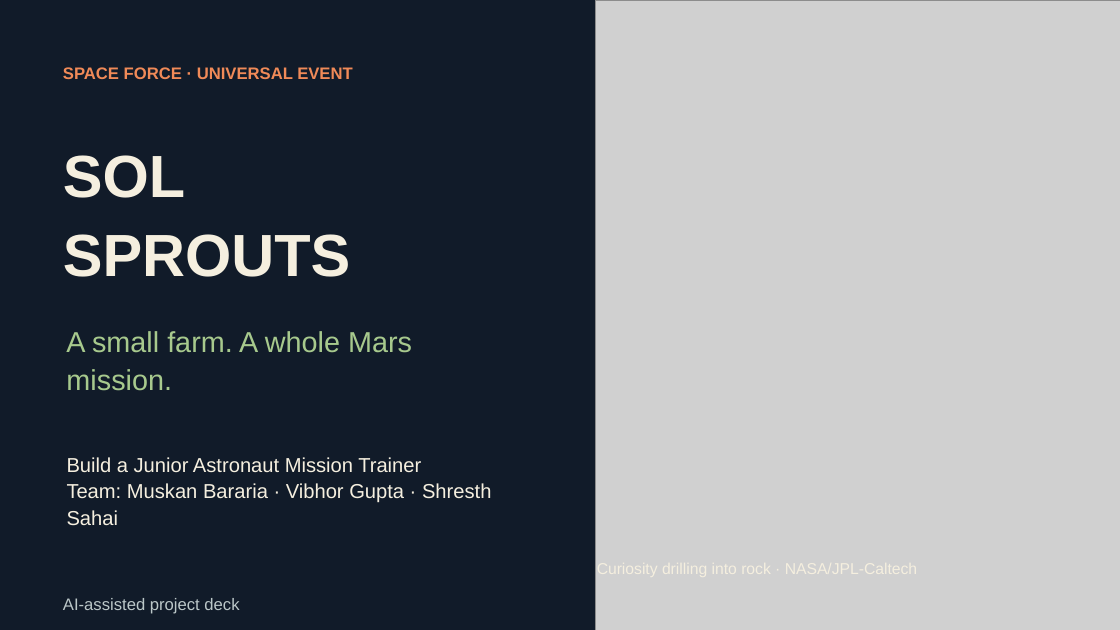
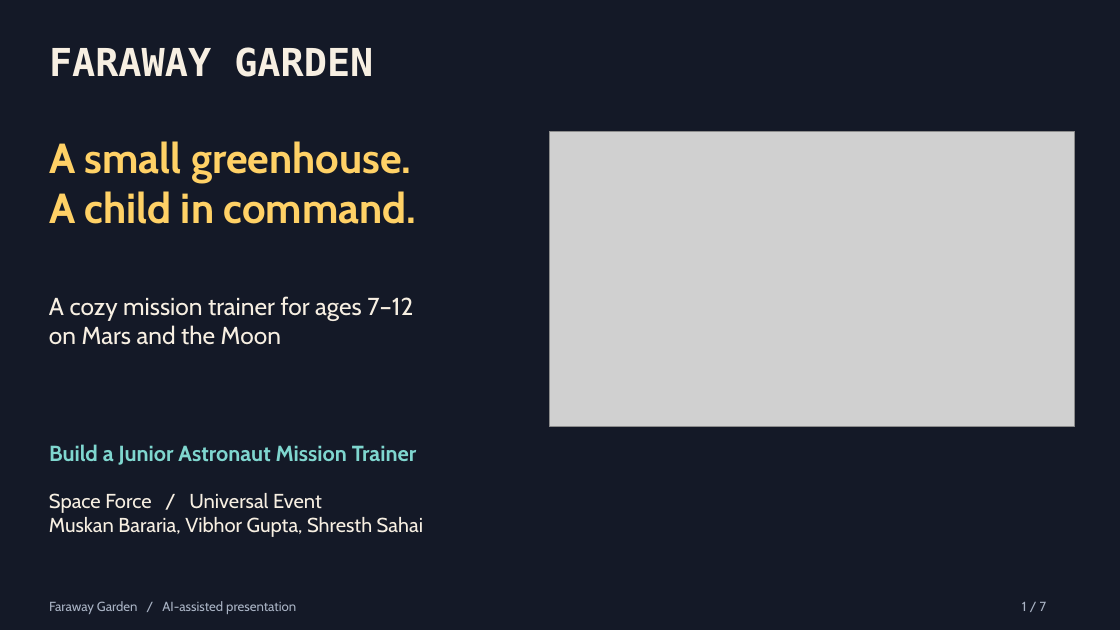
Before and after one commit to vibhorgupta96/nasa-space-apps-challenge, a slide deck: slide 1 of public/demo.pptx. Drawn at 1120x630 pixels with LibreOffice and Linux fonts; fonts in the diff are those of the drawing; grey boxes stand for pictures. Boxes give left, top, right and bottom in pixels: in the first picture for what was removed or moved away, otherwise in the second. Text is boxed around its words. In the diff, an @@ line names an element or a change of style, - is before the commit and + after.

Commit message:
Refresh Faraway Garden branding and submission presentation

```diff
--- a/public/demo.pptx
+++ b/public/demo.pptx
@@ background #111B29 to #141927 @@
@@ picture removed at box(595, 0, 1120, 630) @@
@@ text added at box(49, 47, 373, 77), 33 pt, text #F7EFE2, bold @@
+FARAWAY GARDEN
@@ text removed at box(63, 67, 353, 79) @@
-SPACE FORCE · UNIVERSAL EVENT
@@ text at box(49, 141, 417, 224): text changed; size 24.8 to 36 pt; font Arial to Cabin; text colour #A7C98D to #FFD166; bold on @@
-A small farm. A whole Mars mission.
+A small greenhouse.
+A child in command.
@@ picture added at box(549, 132, 1075, 428) @@
@@ text removed at box(63, 155, 350, 277) @@
-SOL
-SPROUTS
@@ text at box(49, 296, 413, 345): text changed; size 17.2 to 21 pt; font Arial to Cabin; text colour #F5EFDF to #F7EFE2 @@
-Build a Junior Astronaut Mission Trainer
-Team: Muskan Bararia · Vibhor Gupta · Shresth Sahai
+A cozy mission trainer for ages 7–12
+on Mars and the Moon
@@ text added at box(49, 444, 416, 465), 18.8 pt, text #7FD6CF, bold @@
+Build a Junior Astronaut Mission Trainer
@@ text added at box(49, 493, 423, 537), 17.2 pt, text #F7EFE2 @@
+Space Force / Universal Event
+Muskan Bararia, Vibhor Gupta, Shresth Sahai
@@ text at box(49, 601, 296, 614): text changed; size 14.2 to 11.2 pt; font Arial to Cabin; text colour #BBC7C8 to #A9B3C4 @@
-AI-assisted project deck
+Faraway Garden / AI-assisted presentation
@@ text added at box(1022, 602, 1047, 611), 11.2 pt, text #A9B3C4 @@
+1 / 7
```
Also in this commit, not shown: 6 slides added, 6 slides removed, 19 other files.
